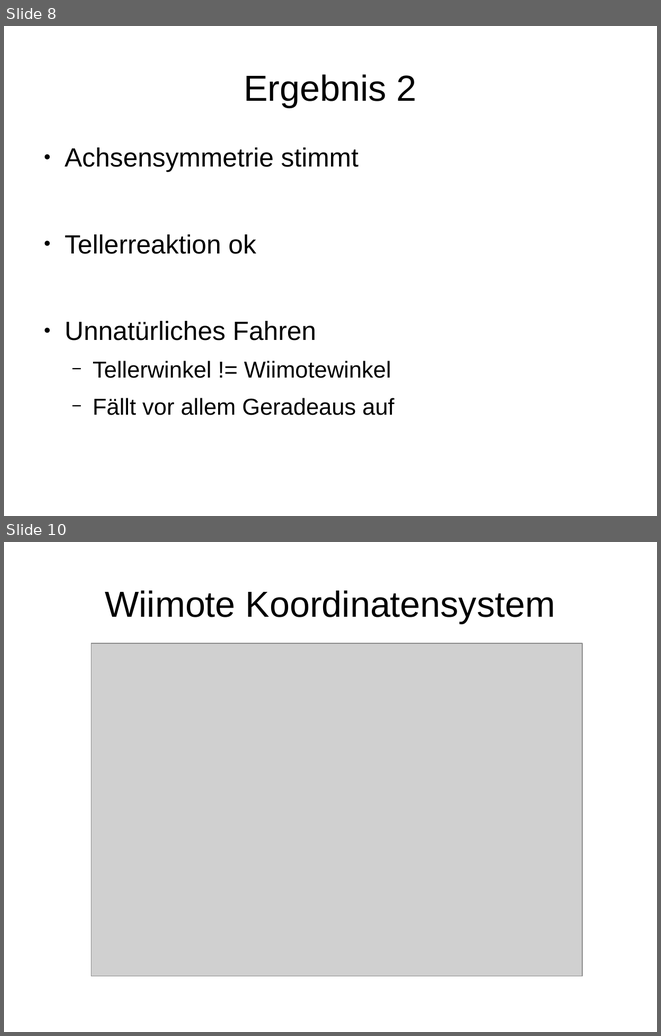
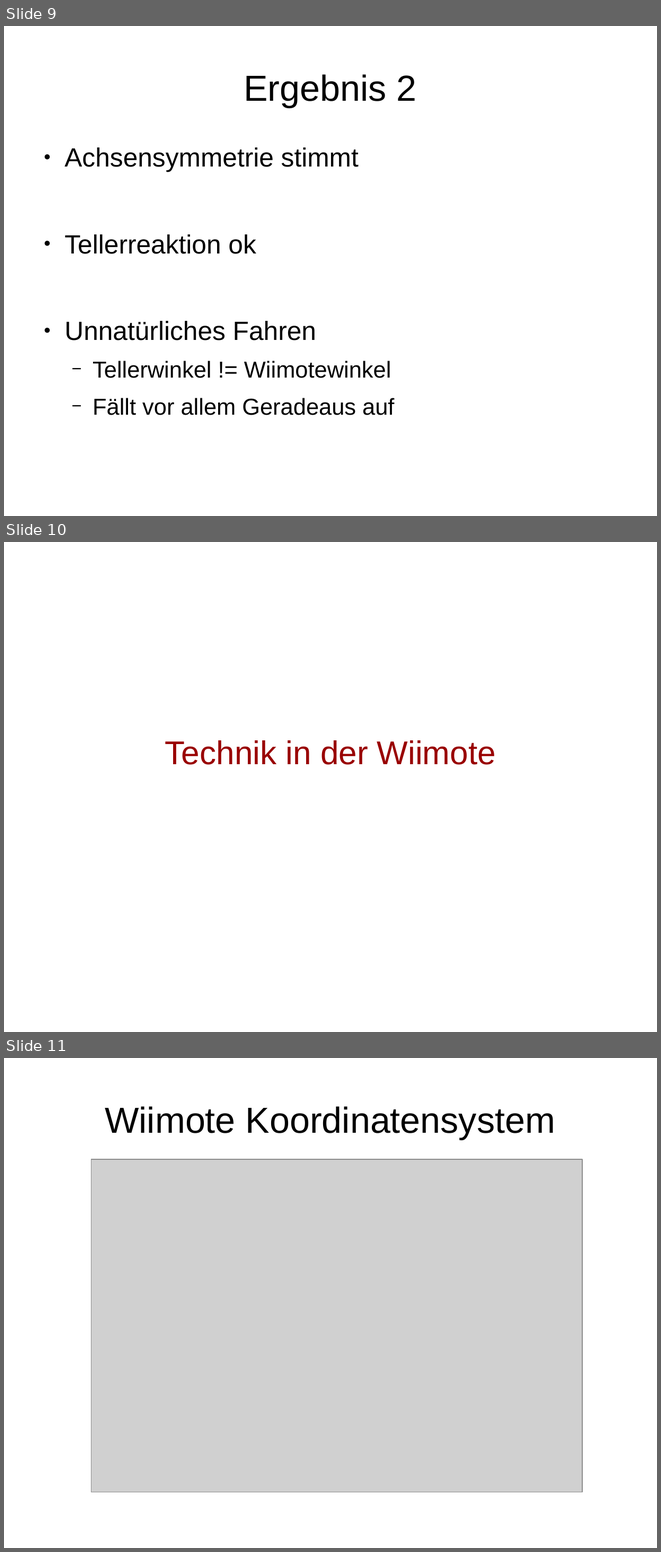
Before and after one commit to plumskl0/Keelan_Neo, a slide deck: VortragMileStoneOne.odp. Shown one above the other, each under a label of ours: slides 8 and 10 before the commit, slides 9, 10 and 11 after it; the slides between them are not shown. The pictures are 661x1036 and 661x1552 pixels, drawn with LibreOffice and Linux fonts; fonts in the diff are those of the drawing; grey boxes stand for pictures. Boxes give left, top, right and bottom in pixels: in the first picture for what was removed or moved away, otherwise in the second. Text is boxed around its words. In the diff, an @@ line names an element or a change of style, - is before the commit and + after.

```diff
--- a/VortragMileStoneOne.odp
+++ b/VortragMileStoneOne.odp
@@ slide 10 added at (x1=4, y1=542, x2=657, y2=1032), background #FFFFFF @@
@@ subtitle added at (x1=165, y1=740, x2=496, y2=765), 40 pt, text #990000 @@
+Technik in der Wiimote
@@ what was slide 8 is now slide 9 @@
@@ what was slide 10 is now slide 11 @@
```
Also in this commit, not shown: 3 slides changed, 4 other slides added, 13 slides removed.
